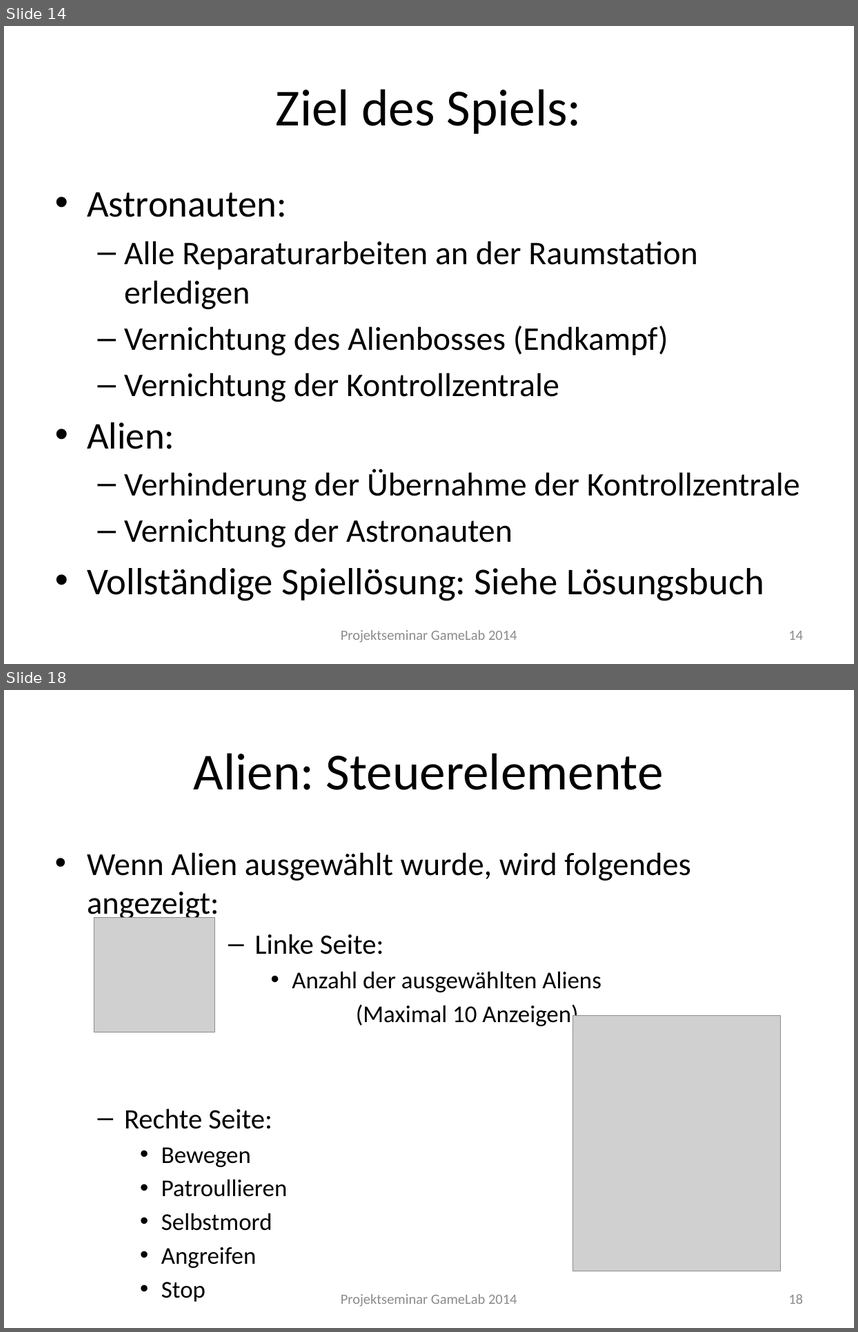
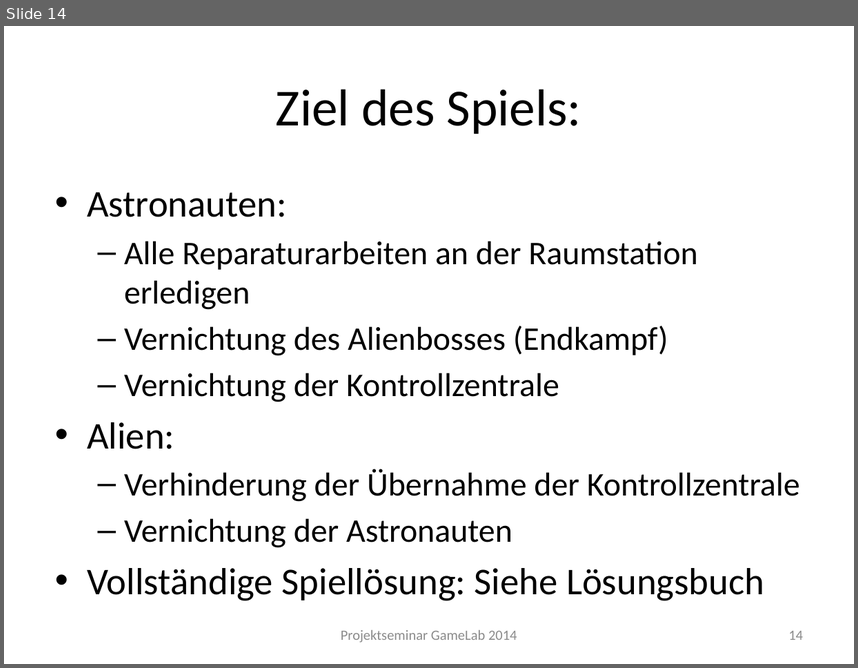
Before and after one commit to Instinctlol/gamelab2014, a slide deck: Abschlusspräsentation/SpielkonzeptFINAL.pptx. Shown one above the other, each under a label of ours: slides 14 and 18 before the commit, slide 14 after it; the slides between them are not shown. The pictures are 858x1332 and 858x668 pixels, drawn with LibreOffice and Linux fonts; fonts in the diff are those of the drawing; grey boxes stand for pictures; background and template pictures are left out. Boxes give left, top, right and bottom in pixels: in the first picture for what was removed or moved away, otherwise in the second. Text is boxed around its words. In the diff, an @@ line names an element or a change of style, - is before the commit and + after.

```diff
--- a/Abschlusspräsentation/SpielkonzeptFINAL.pptx
+++ b/Abschlusspräsentation/SpielkonzeptFINAL.pptx
@@ slide 18 removed at (x1=4, y1=690, x2=854, y2=1328), background picture (left out) @@
@@ title removed at (x1=194, y1=753, x2=664, y2=790) @@
-Alien: Steuerelemente
@@ text removed at (x1=87, y1=852, x2=691, y2=1268) @@
-• Wenn Alien ausgewählt wurde, wird folgendes angezeigt:
-  – Linke Seite:
-    • Anzahl der ausgewählten Aliens
-    (Maximal 10 Anzeigen)
-  – Rechte Seite:
-    • Bewegen
-    • Patroullieren
-    • Selbstmord
-    • Angreifen
-    • Stop
@@ picture removed at (x1=94, y1=917, x2=215, y2=1032) @@
@@ picture removed at (x1=573, y1=1016, x2=780, y2=1270) @@
@@ text removed at (x1=341, y1=1294, x2=517, y2=1306) @@
-Projektseminar GameLab 2014
@@ page number removed at (x1=789, y1=1294, x2=803, y2=1303) @@
-18
```
Also in this commit, not shown: 1 slide changed, 6 other slides removed.
